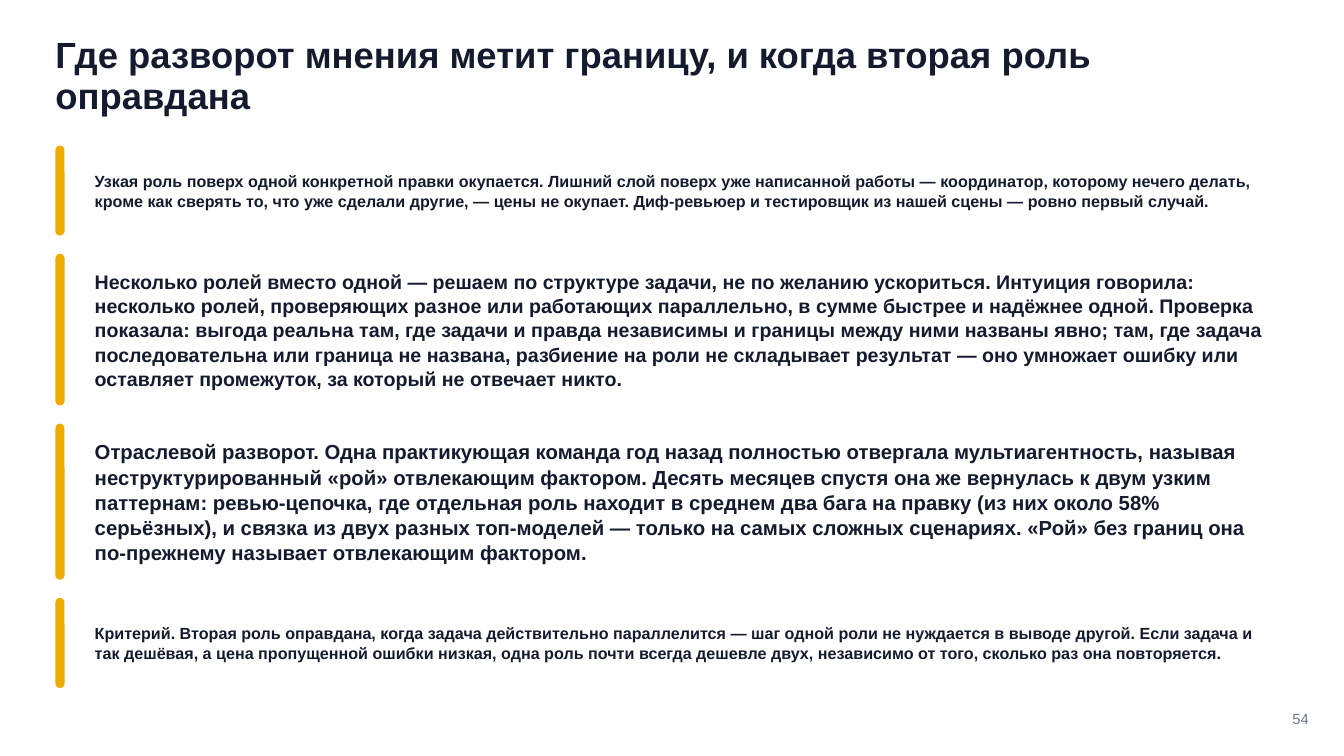
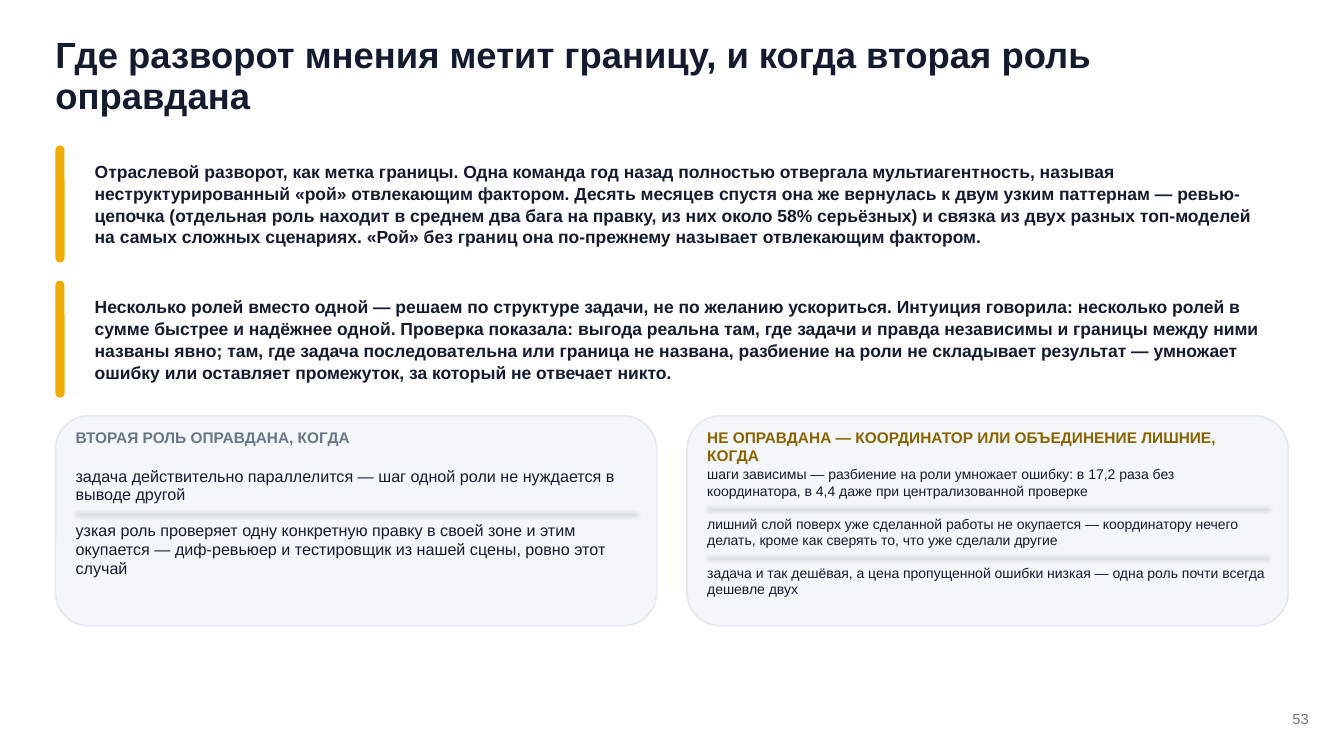
Before and after one commit to tellina-study/AI-usage-lessons, a slide deck: slide 53 of library/seminars/sem-06/rendered/sem-06.pptx (slide 54 before the commit). Drawn at 1344x756 pixels with LibreOffice and Linux fonts; fonts in the diff are those of the drawing. Boxes give left, top, right and bottom in pixels: in the first picture for what was removed or moved away, otherwise in the second. Text is boxed around its words. In the diff, an @@ line names an element or a change of style, - is before the commit and + after.

Commit message:
#225 Семинар 6: сплошная нумерация после снятия дубликата, карта пересобрана, PDF и снимки переэкспортированы с финальной деки

```diff
--- a/library/seminars/sem-06/rendered/sem-06.pptx
+++ b/library/seminars/sem-06/rendered/sem-06.pptx
@@ rounded rectangle: place and size @@
-rounded rectangle at [55, 145, 65, 235]
+rounded rectangle at [55, 145, 65, 262]
@@ text at [95, 165, 1251, 247]: text changed; size 14.5 to 12.5 pt @@
-Отраслевой разворот. Одна практикующая команда год назад полностью отвергала мультиагентность, называя неструктурированный «рой» отвлекающим фактором. Десять месяцев спустя она же вернулась к двум узким паттернам: ревью-цепочка, где отдельная роль находит в среднем два бага на правку (из них около 58% серьёзных), и связка из двух разных топ-моделей — только на самых сложных сценариях. «Рой» без границ она по-прежнему называет отвлекающим фактором.
+Отраслевой разворот, как метка границы. Одна команда год назад полностью отвергала мультиагентность, называя неструктурированный «рой» отвлекающим фактором. Десять месяцев спустя она же вернулась к двум узким паттернам — ревью-цепочка (отдельная роль находит в среднем два бага на правку, из них около 58% серьёзных) и связка из двух разных топ-моделей на самых сложных сценариях. «Рой» без границ она по-прежнему называет отвлекающим фактором.
@@ text removed at [95, 175, 1250, 211] @@
-Узкая роль поверх одной конкретной правки окупается. Лишний слой поверх уже написанной работы — координатор, которому нечего делать, кроме как сверять то, что уже сделали другие, — цены не окупает. Диф-ревьюер и тестировщик из нашей сцены — ровно первый случай.
@@ rounded rectangle: place and size @@
-rounded rectangle at [55, 254, 65, 406]
+rounded rectangle at [55, 280, 65, 397]
@@ text at [95, 300, 1258, 383]: text changed; size 14 to 12.5 pt @@
-Несколько ролей вместо одной — решаем по структуре задачи, не по желанию ускориться. Интуиция говорила: несколько ролей, проверяющих разное или работающих параллельно, в сумме быстрее и надёжнее одной. Проверка показала: выгода реальна там, где задачи и правда независимы и границы между ними названы явно; там, где задача последовательна или граница не названа, разбиение на роли не складывает результат — оно умножает ошибку или оставляет промежуток, за который не отвечает никто.
+Несколько ролей вместо одной — решаем по структуре задачи, не по желанию ускориться. Интуиция говорила: несколько ролей в сумме быстрее и надёжнее одной. Проверка показала: выгода реальна там, где задачи и правда независимы и границы между ними названы явно; там, где задача последовательна или граница не названа, разбиение на роли не складывает результат — умножает ошибку или оставляет промежуток, за который не отвечает никто.
@@ rounded rectangle: place and size @@
-rounded rectangle at [55, 423, 65, 580]
+rounded rectangle at [55, 416, 656, 626]
@@ rounded rectangle at [55, 416, 656, 626]: fill #F0AB00 to #F4F7FA; outline none to #E5EAF0 1.2 pt; proportions changed @@
@@ rounded rectangle added at [688, 416, 1289, 626], fill #F4F7FA, outline #E5EAF0 1.2 pt @@
@@ text added at [76, 432, 350, 446], 11 pt, text #6B7685, bold @@
+ВТОРАЯ РОЛЬ ОПРАВДАНА, КОГДА
@@ text added at [707, 432, 1215, 464], 11 pt, text #8A6200, bold @@
+НЕ ОПРАВДАНА — КООРДИНАТОР ИЛИ ОБЪЕДИНЕНИЕ ЛИШНИЕ, КОГДА
@@ text added at [76, 470, 615, 504], 11.5 pt, text #141B2E @@
+задача действительно параллелится — шаг одной роли не нуждается в выводе другой
@@ text added at [707, 468, 1175, 499], 10 pt, text #141B2E @@
+шаги зависимы — разбиение на роли умножает ошибку: в 17,2 раза без координатора, в 4,4 даже при централизованной проверке
@@ line added from (707, 507) to (1268, 507), #E5EAF0 0.75 pt @@
@@ line added from (76, 512) to (637, 512), #E5EAF0 0.75 pt @@
@@ text added at [76, 524, 605, 578], 11.5 pt, text #141B2E @@
+узкая роль проверяет одну конкретную правку в своей зоне и этим окупается — диф-ревьюер и тестировщик из нашей сцены, ровно этот случай
@@ text added at [707, 518, 1239, 548], 10 pt, text #141B2E @@
+лишний слой поверх уже сделанной работы не окупается — координатору нечего делать, кроме как сверять то, что уже сделали другие
@@ line added from (707, 557) to (1268, 557), #E5EAF0 0.75 pt @@
@@ text added at [707, 567, 1264, 597], 10 pt, text #141B2E @@
+задача и так дешёвая, а цена пропущенной ошибки низкая — одна роль почти всегда дешевле двух
@@ rounded rectangle removed at [55, 598, 65, 688] @@
@@ text removed at [95, 627, 1252, 663] @@
-Критерий. Вторая роль оправдана, когда задача действительно параллелится — шаг одной роли не нуждается в выводе другой. Если задача и так дешёвая, а цена пропущенной ошибки низкая, одна роль почти всегда дешевле двух, независимо от того, сколько раз она повторяется.
@@ text at [1292, 714, 1308, 724]: text changed @@
-54
+53
```
Also in this commit, not shown: 39 other slides changed, 1 slide removed, 53 other files.
